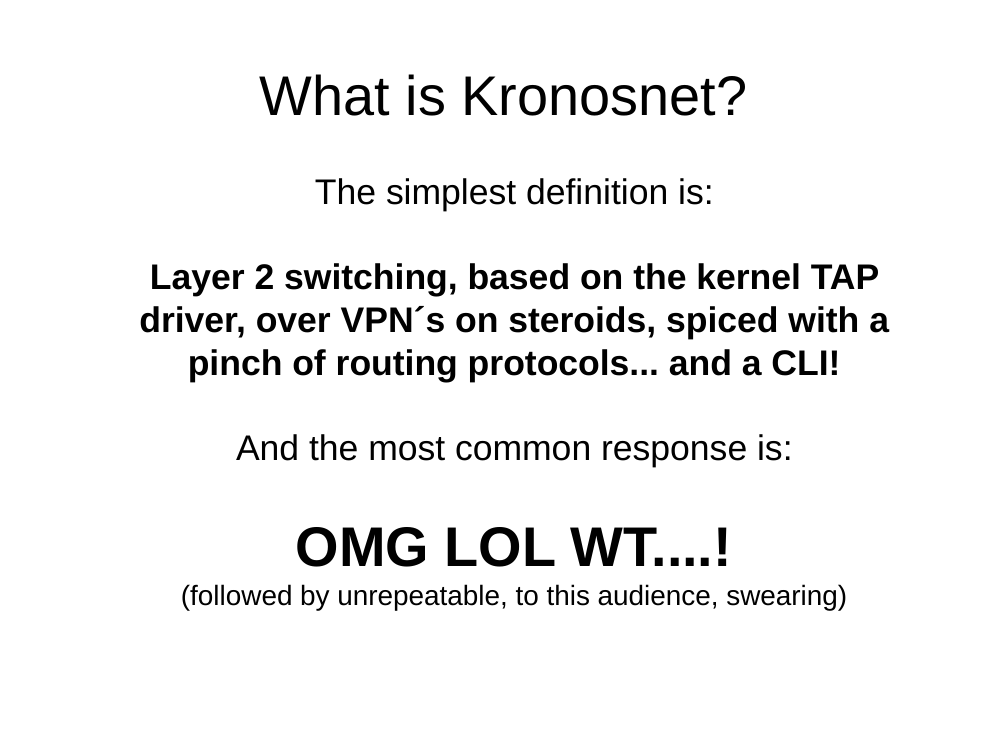
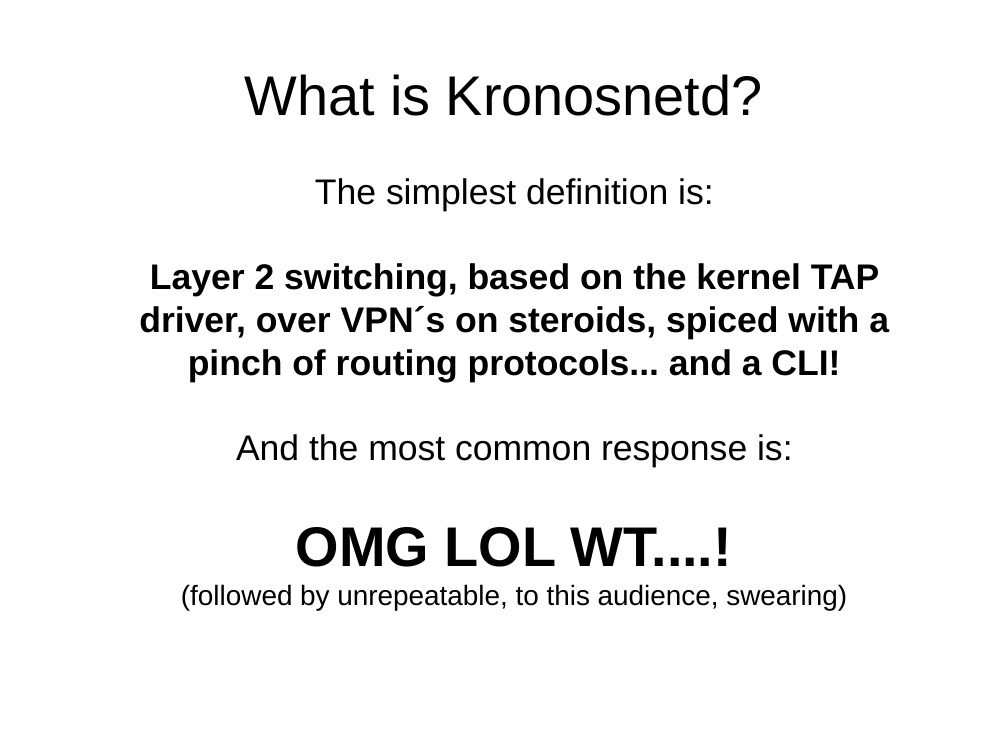
Before and after one commit to kronosnet/kronosnet, a slide deck: slide 4 of docs/kronosnet_architecture.odp (slide 3 before the commit). Drawn at 1008x756 pixels with LibreOffice and Linux fonts; fonts in the diff are those of the drawing. Boxes give left, top, right and bottom in pixels: in the first picture for what was removed or moved away, otherwise in the second. Text is boxed around its words. In the diff, an @@ line names an element or a change of style, - is before the commit and + after.

```diff
--- a/docs/kronosnet_architecture.odp
+++ b/docs/kronosnet_architecture.odp
@@ title at box(244, 74, 763, 116): text changed @@
-What is Kronosnet?
+What is Kronosnetd?
```
Also in this commit, not shown: 6 other slides changed, 1 slide added, 1 slide removed.
